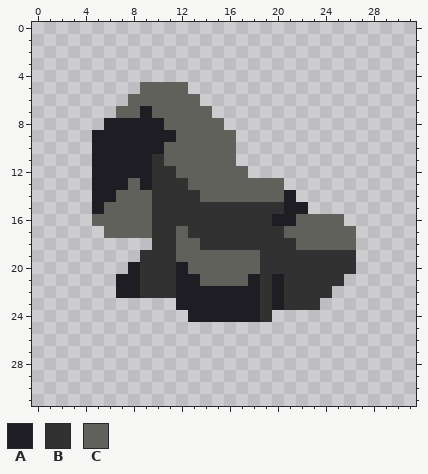
Pixel-art sprite, stored at sprites/items/metal.png. The picture above is the old version.
The file is 32x32 pixels.
Palette (. is transparent): A #1e1d23  B #313131  C #60615b
Pixels before, first column x 5:
 5 ....CCCC..............
 6 ...CCCCCC.............
 7 ..CCACCCCC............
 8 .AAAAACCCCC...........
 9 AAAAAAACCCCC..........
10 AAAAAACCCCCC..........
11 AAAAABCCCCCC..........
12 AAAAABBCCCCCC.........
13 AAACABBBCCCCCCCC......
14 AACCCBBBBCCCCCCCA.....
15 ACCCCBBBBBBBBBBBAA....
16 CCCCCBBBBBBBBBBAACCCC.
17 .CCCCBBCBBBBBBBBCCCCCC
18 .....BBCCBBBBBBBBCCCCC
19 ....BBBCCCCCCCBBBBBBBB
20 ...ABBBACCCCCCBBBBBBBB
21 ..AABBBAACCCCABABBBBB.
22 ..AABBBAAAAAAABABBBB..
23 .......AAAAAAABABBB...
24 ........AAAAAAB.......
Now the later version:
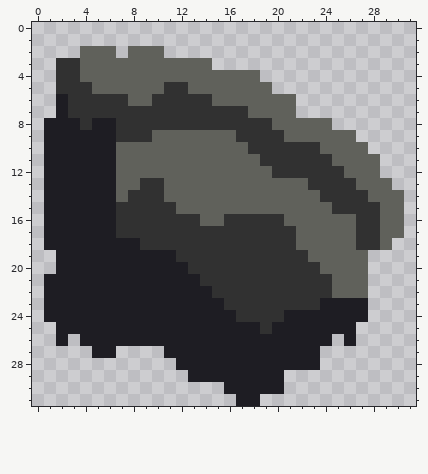
Difference:
y 2: x 4..6 ... -> CCC; x 8..10 ... -> CCC
y 3: x 2..14 ............. -> BBCCCCCCCCCCC
y 4: x 2..18 ................. -> BBCCCCCCCCCCCCCCC
y 5: x 2..8 ....... -> BBBCCCC; x 11..19 CC....... -> BBCCCCCCC
y 6: x 2..7 ...... -> ABBBBB; x 10..21 CCCC........ -> BBBBBCCCCCCC
y 7: x 2..21 .....CCACCCCC....... -> ABBBBBBBBBBBBBBBCCCC
y 8: x 1..5 ..... -> AAABA; x 7..24 AAAACCCCC......... -> BBBBBBBBBBBBBCCCCC
y 9: x 1..4 .... -> AAAA; x 7..11 AAAAA -> BBBCC; x 17..26 .......... -> BBBBCCCCCC
y 10: x 1..4 .... -> AAAA; x 7..10 AAAA -> CCCC; x 17..27 ........... -> CBBBBBBCCCC
y 11: x 1..4 .... -> AAAA; x 7..10 AAAB -> CCCC; x 17..28 ............ -> CCBBBBBBCCCC
y 12: x 1..4 .... -> AAAA; x 7..11 AAABB -> CCCCC; x 18..28 ........... -> CCBBBBBBCCC
y 13: x 1..4 .... -> AAAA; x 7 A -> C; x 9 A -> B; x 11..12 BB -> CC; x 21..29 ......... -> CCBBBBCCC
y 14: x 1..4 .... -> AAAA; x 8..9 CC -> BB; x 11..13 BBB -> CCC; x 21..30 A......... -> CCCBBBBCCC
y 15: x 1..4 .... -> AAAA; x 6..9 CCCC -> ABBB; x 12..30 BBBBBBBBBAA........ -> CCCCCCCCCCCCCBBBBCC
y 16: x 1..9 ....CCCCC -> AAAAAABBB; x 14..15 BB -> CC; x 20..21 AA -> BC; x 26..30 ..... -> CBBCC
y 17: x 1..9 .....CCCC -> AAAAAABBB; x 12 C -> B; x 21 C -> B; x 27..30 .... -> BBCC
y 18: x 1..9 ......... -> AAAAAAAAB; x 12..13 CC -> BB; x 27..29 ... -> BBC
y 19: x 2..18 .......BBBCCCCCCC -> AAAAAAAAAABBBBBBB; x 23..27 BBBB. -> CCCCC
y 20: x 2..7 ...... -> AAAAAA; x 9..11 BBB -> AAA; x 13..18 CCCCCC -> BBBBBB; x 24..27 BBB. -> CCCC
y 21: x 1..6 ...... -> AAAAAA; x 9..11 BBB -> AAA; x 14..18 CCCCA -> BBBBB; x 20 A -> B; x 25..27 B.. -> CCC
y 22: x 1..6 ...... -> AAAAAA; x 9..11 BBB -> AAA; x 15..18 AAAA -> BBBB; x 20 A -> B; x 25..27 ... -> CCC
y 23: x 1..11 ........... -> AAAAAAAAAAA; x 16..18 AAA -> BBB; x 20 A -> B; x 24..27 .... -> AAAA
y 24: x 1..12 ............ -> AAAAAAAAAAAA; x 17..18 AA -> BB; x 20..27 ........ -> BAAAAAAA
y 25: x 2..26 ......................... -> AAAAAAAAAAAAAAAAABAAAAAAA
y 26: x 2 . -> A; x 4..24 ..................... -> AAAAAAAAAAAAAAAAAAAAA; x 26 . -> A
y 27: x 5..6 .. -> AA; x 11..23 ............. -> AAAAAAAAAAAAA
y 28: x 12..23 ............ -> AAAAAAAAAAAA
y 29: x 13..20 ........ -> AAAAAAAA
y 30: x 16..20 ..... -> AAAAA
y 31: x 17..18 .. -> AA
Changed places in both pictures, as pixel boxes (x1, y1, x2, y2):
changed: (44, 46, 404, 406)
